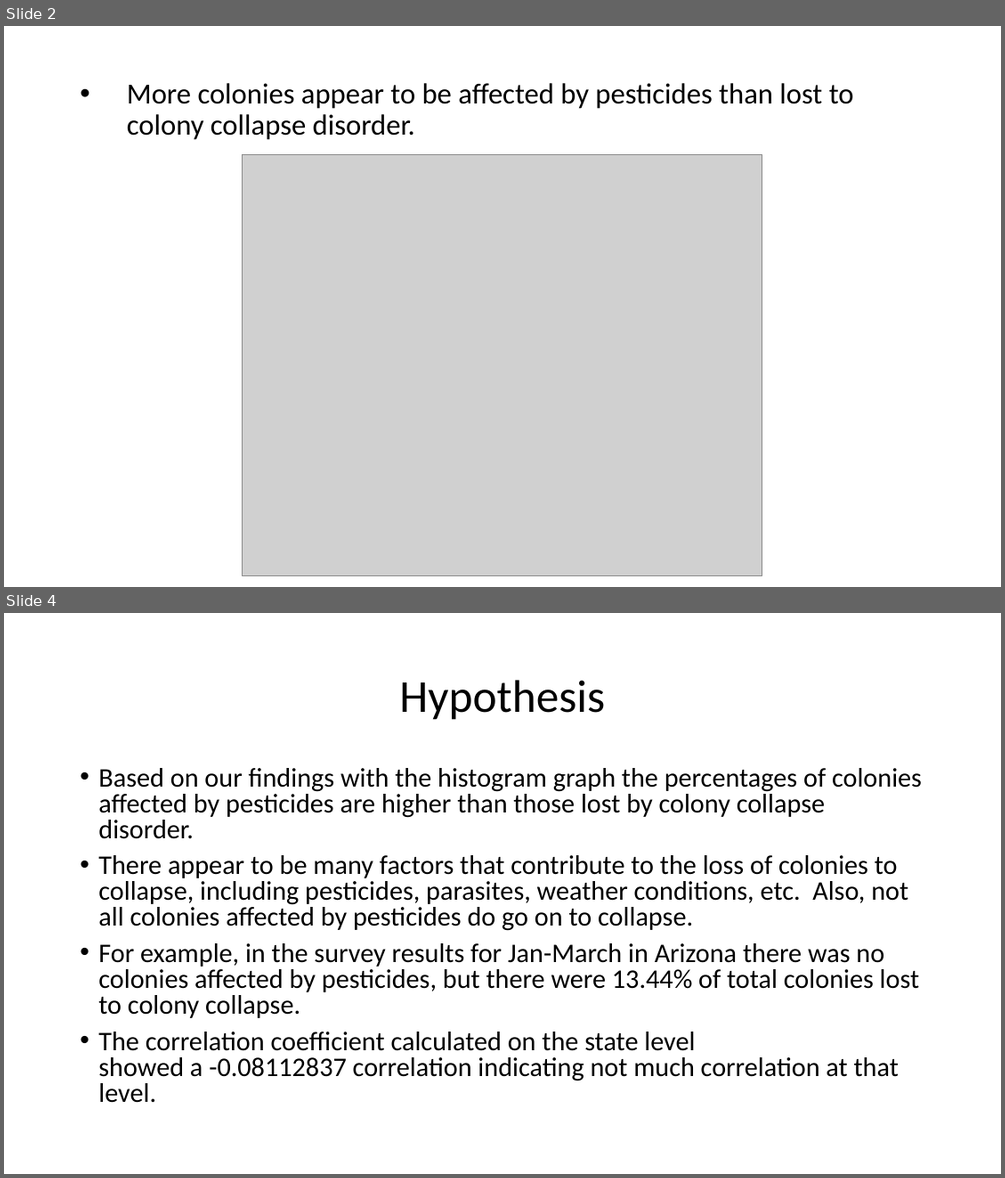
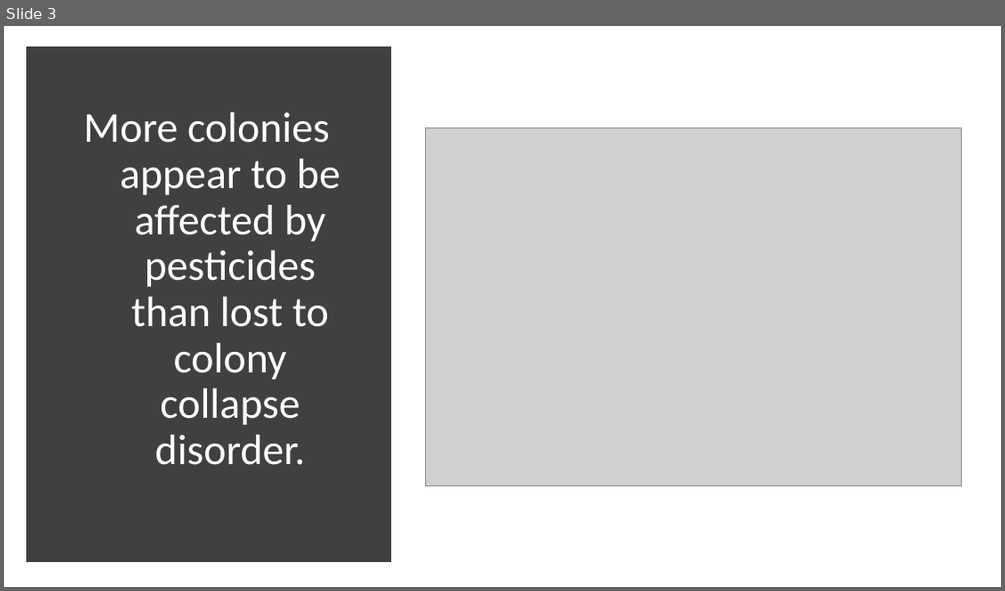
Before and after one commit to CMWatson2138/exploratory_data_analysis_project, a slide deck: Presentation.pptx. Shown one above the other, each under a label of ours: slides 2 and 4 before the commit, slide 3 after it; the slides between them are not shown. The pictures are 1005x1178 and 1005x591 pixels, drawn with LibreOffice and Linux fonts; fonts in the diff are those of the drawing; grey boxes stand for pictures. Boxes give left, top, right and bottom in pixels: in the first picture for what was removed or moved away, otherwise in the second. Text is boxed around its words. In the diff, an @@ line names an element or a change of style, - is before the commit and + after.

```diff
--- a/Presentation.pptx
+++ b/Presentation.pptx
@@ slide 4 removed at (4, 613, 1001, 1174), background #FFFFFF @@
@@ title removed at (399, 680, 605, 720) @@
-Hypothesis
@@ text removed at (98, 768, 922, 1103) @@
-• Based on our findings with the histogram graph the percentages of colonies affected by pesticides are higher than those lost by colony collapse disorder.
-• There appear to be many factors that contribute to the loss of colonies to collapse, including pesticides, parasites, weather conditions, etc. Also, not all colonies affected by pesticides do go on to collapse.
-• For example, in the survey results for Jan-March in Arizona there was no colonies affected by pesticides, but there were 13.44% of total colonies lost to colony collapse.
-• The correlation coefficient calculated on the state level showed a -0.08112837 correlation indicating not much correlation at that level.
@@ what was slide 2 is now slide 3 @@
@@ slide 3 changed as well @@
@@ rectangle added at (32, 52, 386, 557), fill #404040, outline #404040 10 pt @@
@@ title "More colonies appear to be ...": place and size @@
-title "More colonies appear to be ..." at (127, 83, 854, 140)
+title "More colonies appear to be ..." at (83, 112, 340, 465)
@@ title "More colonies appear to be ..." at (83, 112, 340, 465): size 28 to 41 pt, text colour #000000 to #FFFFFF; alignment left to centre; bullet • to none @@
@@ picture: place and size @@
-picture at (242, 155, 762, 575)
+picture at (426, 128, 962, 486)
```
Also in this commit, not shown: 2 other slides changed, 7 slides added, 12 other files.
